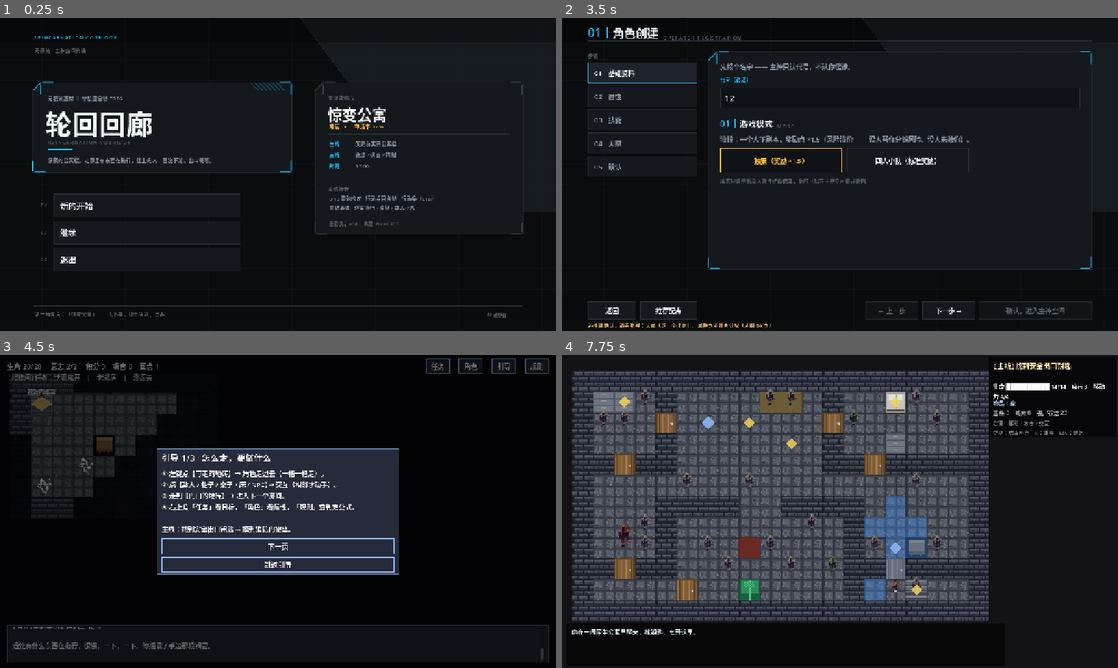
Above: before the commit, frames 1-4 (two rows, left to right).
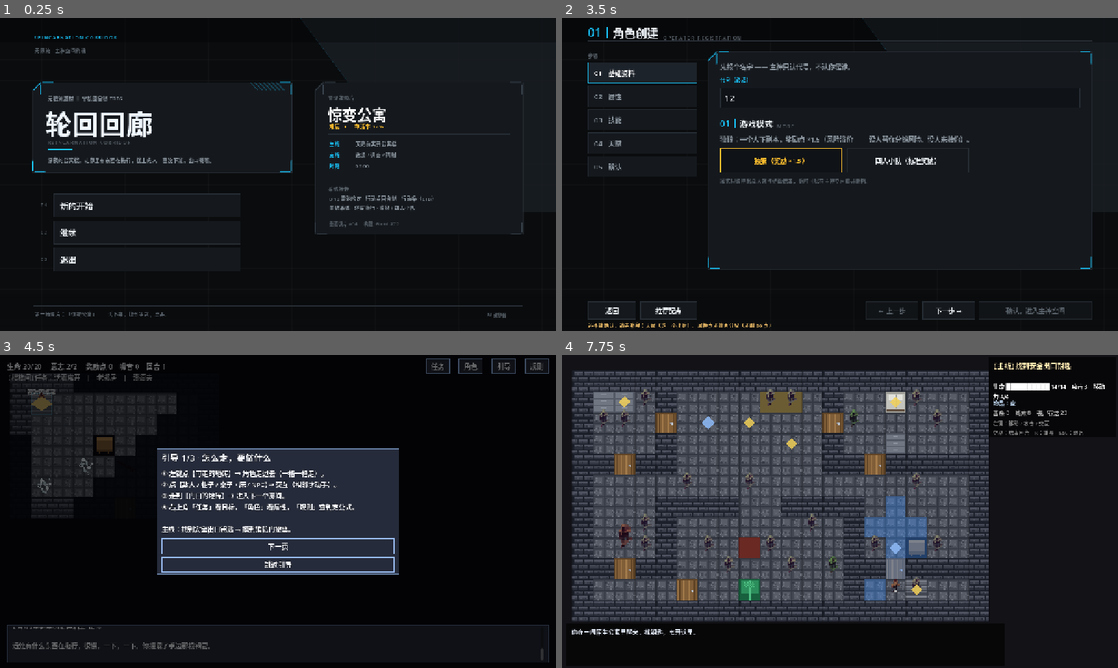
Above: after the commit, the same moments.

Repository: FANONETWO/1
Game: Godot game, scene res://tools/dev/shots/shot_tour.tscn
Same seed, same stepped clock (60 frames per second), same inputs: the game is played once before the commit and once after it. This scene is started directly instead of the project's main scene.
Inputs (mouse positions are in pixels of both pictures, inside the frame that each line leads up to):
- Up to frame 1 (0.25 s): no input
- Up to frame 2 (3.5 s): click "新的开始" at 0.5 s; click (901, 99) at 1.27 s; type "12" at 1.35 s; click (901, 99) at 2.02 s; type "12" at 2.1 s; click "01 基础资料" at 2.75 s
- Up to frame 3 (4.5 s): click "02 属性" at 3.5 s; click "进入副本：惊变公寓" at 4.25 s
- Up to frame 4 (7.75 s): click "任务" at 5 s; tap Enter at 5.75 s; move the mouse to (962, 495) at 5.77 s; tap M at 5.85 s; click (962, 495) at 5.92 s; tap Space at 6.02 s; click "角色" at 6.5 s; click "引导" at 7.25 s

Frames 1-2 are identical in both runs. In frame 3, 0.2% of the frame differs, in the area x 15-30%, y 2-5%; in frame 4, nothing differs.

Commit message:
docs(glossary): 建 GLOSSARY.md + 6 条 ADR，并据此统一术语冲突
新装的两个技能第一次派上用场。按 domain-modeling 的纪律做：先把结论写成文档，
再让代码跟上 —— 而不是一边改代码一边含糊地叫同一个东西两个名字。

GLOSSARY.md（只收项目特有概念，通用编程概念不收）
- 分区：轮回与结算 / 潜行层 / 战斗层 / 角色
- 有主见地选词，其余进 _Avoid_。发现并裁定的真冲突：
  · 战术点 vs 指挥点：同一概念两个名字，数值还不一样（角色卡个人基数 vs 战斗内共享池）→ 定「指挥点」
  · 积分 vs 奖励点：HUD 叫积分、商店与结算叫奖励点 → 定「奖励点」
  · 副本 vs 影片：主神空间写「待派发影片」、开场简报写「【副本】」→ 定「影片」
  · 团队模式 vs 小队模式：定「小队模式」（玩家可见文案本来就是「四人小队」）

docs/adr/ 六条（只记「难以回退 + 无上下文会困惑 + 真实取舍」的决定）
- 0001 行动条用 CTB 而不是实时 ATB
- 0002 独狼 ×1.5 是风险对价（连带成绩按模式分记）
- 0003 视野锥 90° + 察觉当回合先愣一下（附「视野压到 2 格」的实机证伪）
- 0004 仓库首页 README 刻意留空（附「已经因此被覆盖过两次」）
- 0005 逻辑层不依赖 autoload：data/ 与 rules/ 必须能在 -s 下跑
- 0006 美术与音频全部程序化生成，不引入素材包

据此统一代码（8 个文件、10 行增删）
- Character.tactical_points() → command_points_base()（它是个人基数，战斗内汇总为共享池）
- 角色面板「战术点」→「指挥点」，智力属性说明同步
- HUD「积分」→「奖励点」，EventBus 注释同步
- 开场简报「【副本】」→「【影片】」
- 地图设计稿「窄口战术点」→「窄口战术位」（避免与战斗资源抢词）

过程中的一次事故，记一笔
- 第一遍批改用 PowerShell 嵌套数组 @(@(a,b),@(c,d))，实际被展平成字符串序列，
  $pair[0] 取到的是单个字符 —— 于是把 battle_scene.gd 里 1776 个 t 当成搜索词替换了。
  git checkout 全部回滚后改用扁平替换对、每处校验命中数，diff 停在 10 行。

验证：全量 35 项全绿（含改了方法名的 attr_redesign_test）

Diff:
--- a/autoload/event_bus.gd
+++ b/autoload/event_bus.gd
@@ -5,7 +5,7 @@
 signal combat_log(text: String)                  # 战斗日志（带颜色标记）
 signal quest_updated(quest_id: StringName)       # 任务状态变化
 signal clue_found(clue_id: StringName, text: String)
-signal points_changed(points: int)               # 积分变化（主神空间刷新）
+signal points_changed(points: int)               # 奖励点变化（主神空间刷新）
 signal player_hp_changed(hp: int, max_hp: int)
 signal player_will_changed(will: int, max_will: int)
 signal gene_lock_unlocked(level: int)            # 基因锁开启
--- a/battle/battle_scene.gd
+++ b/battle/battle_scene.gd
@@ -87,7 +87,7 @@
 	if _surprise:
 		_log_line("[color=#ffd75e]【突袭】敌人措手不及 —— 你先行动！[/color]")
 	# 注意：这里显示的是**战斗内的指挥点**（= 智力/2，团队模式另有协作加成），
-	# 不是角色卡上的旧字段 tactical_points() —— 团队模式下两者会不一样，
+	# 不是角色卡上的旧字段 command_points_base() —— 团队模式下两者会不一样，
 	# 曾经面板写「战术点 0」而行动条写「指挥点 5」，玩家会以为坏了。
 	_log_line("[color=#9fe3ff]面板　生命 %d　意志 %d　暴击 %d%%　移动 %d　指挥点 %d　光环 %d格[/color]" % [
 		_player.max_hp(), _player.max_will(), _player.crit_rate(),
--- a/data/attrs.gd
+++ b/data/attrs.gd
@@ -23,7 +23,7 @@
 	"str": "爆发力与负重。近战伤害 = 武器 + 力量/2。",
 	"dex": "协调与反应。移动力 = 3 + 敏捷/2；决定防御与先攻。",
 	"end": "健康与抵抗力。生命上限 = 8 + 4×耐力。",
-	"int": "逻辑与记忆。战术点 = 智力/2：每场可「看穿弱点」若干次。",
+	"int": "逻辑与记忆。指挥点 = 智力/2：每场可「看穿弱点」若干次。",
 	"per": "洞察与直觉。暴击率 = 5%×感知；远程伤害吃感知。",
 	"res": "精神的强度。意志力池 = 2×决心，是战斗内可支配的资源。",
 	"pre": "气质与存在感。指挥光环：风度/2 格内的队友命中 +1。",
--- a/rules/character.gd
+++ b/rules/character.gd
@@ -64,8 +64,8 @@
 func move_range() -> int:
 	return 3 + int(attr("dex") / 2)
 
-## 智力 → 战术点（每场可用次数）：智力/2
-func tactical_points() -> int:
+## 智力 → 指挥点基数（战斗内汇总成全队共享池）：智力/2
+func command_points_base() -> int:
 	return int(attr("int") / 2)
 
 ## 风度 → 指挥光环半径（格）：风度/2
--- a/scenarios/r001_apartment/content.gd
+++ b/scenarios/r001_apartment/content.gd
@@ -9,7 +9,7 @@
 const TITLE := "惊变公寓"
 
 ## 开场＝主神任务简报（玩家进副本第一眼看到的东西）
-const INTRO := "深夜。你在一间陌生公寓的楼梯间睁开眼，是被冷醒的。\n腕上的手环亮着红光，不是时间 —— 是一行字。\n\n【副本】惊变公寓\n【难度】D\n【目标】天亮前离开公寓楼\n【时限】06:00\n【奖励】基础 1,000　＋支线　＋线索\n【备注】本副本历史存活率 12%\n\n远处有什么东西在拖行，很慢，一下，一下。你握紧了手边那根钢管。"
+const INTRO := "深夜。你在一间陌生公寓的楼梯间睁开眼，是被冷醒的。\n腕上的手环亮着红光，不是时间 —— 是一行字。\n\n【影片】惊变公寓\n【难度】D\n【目标】天亮前离开公寓楼\n【时限】06:00\n【奖励】基础 1,000　＋支线　＋线索\n【备注】本副本历史存活率 12%\n\n远处有什么东西在拖行，很慢，一下，一下。你握紧了手边那根钢管。"
 
 ## 线索：id -> 物证文本（收集 ≥3 条影响结局评级）
 ## 「转」的伏笔藏在 duty_note 与 blood_words 里：笔迹很稳，是**有意**留下来的。
--- a/scenarios/r001_apartment/scenario.gd
+++ b/scenarios/r001_apartment/scenario.gd
@@ -1653,7 +1653,7 @@
 		if bool(_enemy_nodes[uid].get("alerted", false)):
 			chased += 1
 	var chase_txt := "" if chased == 0 else "　⚠ %d 个在追你" % chased
-	_hud_pts.text = "积分 %d　噪音 %d　回合 %d%s" % [Game.points, _noise, _turn, chase_txt]
+	_hud_pts.text = "奖励点 %d　噪音 %d　回合 %d%s" % [Game.points, _noise, _turn, chase_txt]
 	var qs: Array[String] = []
 	for qid in _quests.defs:
 		if _quests.is_active(StringName(qid)):
--- a/tests/attr_redesign_test.gd
+++ b/tests/attr_redesign_test.gd
@@ -40,7 +40,7 @@
 	_check(c.max_will() == 2 * 3, "意志 = 2×决心 → %d" % c.max_will())
 	_check(c.crit_rate() == 25, "暴击率 = 5×感知 → %d%%" % c.crit_rate())
 	_check(c.move_range() == 3 + 2, "移动力 = 3+敏捷/2 → %d" % c.move_range())
-	_check(c.tactical_points() == 2, "战术点 = 智力/2 → %d" % c.tactical_points())
+	_check(c.command_points_base() == 2, "指挥点 = 智力/2 → %d" % c.command_points_base())
 	_check(c.aura_range() == 2, "光环半径 = 风度/2 → %d" % c.aura_range())
 	_check(c.aura_hit_bonus() == 2, "光环命中加成（风度≥4）→ +%d" % c.aura_hit_bonus())
 	_check(c.intimidate_penalty() == 2, "威慑（操控≥4）→ −%d 命中" % c.intimidate_penalty())
--- a/tools/dev/shots/shot_map_design.gd
+++ b/tools/dev/shots/shot_map_design.gd
@@ -2,7 +2,7 @@
 ## 地图设计方案样例渲染（窗口模式）：
 ##   godot --path . res://tools/dev/shots/shot_map_design.tscn --quit-after 400
 ##
-## 展示「惊变公寓一层」的重设计：房间语义化 + 环形动线 + 窄口战术点 +
+## 展示「惊变公寓一层」的重设计：房间语义化 + 环形动线 + 窄口战术位 +
 ## 掩体线（T/C/B）+ 高地（H，命中+10）+ 危险区（X，每回合−2 HP）。
 
 ## RE2 箱庭式一层：北侧三房 → 横向主走廊 → 中央大堂 → 南侧出口/楼梯，
--- a/ui/character_panel.gd
+++ b/ui/character_panel.gd
@@ -3,7 +3,7 @@
 ## 角色检视界面（Baldur's Gate 3 式三栏）。
 ##
 ##   左栏：立绘 + 身份（名字 / 天赋 / 血统 / 基因锁）
-##   中栏：九属性（每项标注它在战棋里的出口）+ 派生面板（生命/暴击/移动/战术点/光环/威慑/首击减伤）
+##   中栏：九属性（每项标注它在战棋里的出口）+ 派生面板（生命/暴击/移动/指挥点/光环/威慑/首击减伤）
 ##   右栏：装备（武器 / 护甲）+ 背包（点击即装备或使用）
 ##
 ## 数据源：Character + Attrs（名称与出口说明）+ Items（物品定义）。
@@ -261,7 +261,7 @@
 		["意志池", str(_p.max_will()), "2×决心"],
 		["暴击率", "%d%%" % _p.crit_rate(), "5%×感知"],
 		["移动力", str(_p.move_range()), "3 + 敏捷/2"],
-		["战术点", str(_p.tactical_points()), "智力/2 次/场"],
+		["指挥点", str(_p.command_points_base()), "智力/2 次/场"],
 		["光环半径", "%d 格" % _p.aura_range(), "风度/2"],
 		["威慑", "−%d 骰" % _p.intimidate_penalty(), "操控≥4 时 −2"],
 		["首击减伤", str(_p.first_hit_reduction()), "沉着/3"],
Not shown, added: GLOSSARY.md
Not shown, added: docs/adr/0001-ctb-action-bar-over-realtime-atb.md
Not shown, added: docs/adr/0002-solo-mode-reward-multiplier.md
Not shown, added: docs/adr/0003-vision-cone-angle-and-hesitation.md
Not shown, added: docs/adr/0004-empty-repo-readme.md
Not shown, added: docs/adr/0005-layer-separation-and-script-mode-constraint.md
Not shown, added: docs/adr/0006-procedural-art-and-audio.md
Not shown, changed: docs/文档状态总览.md
